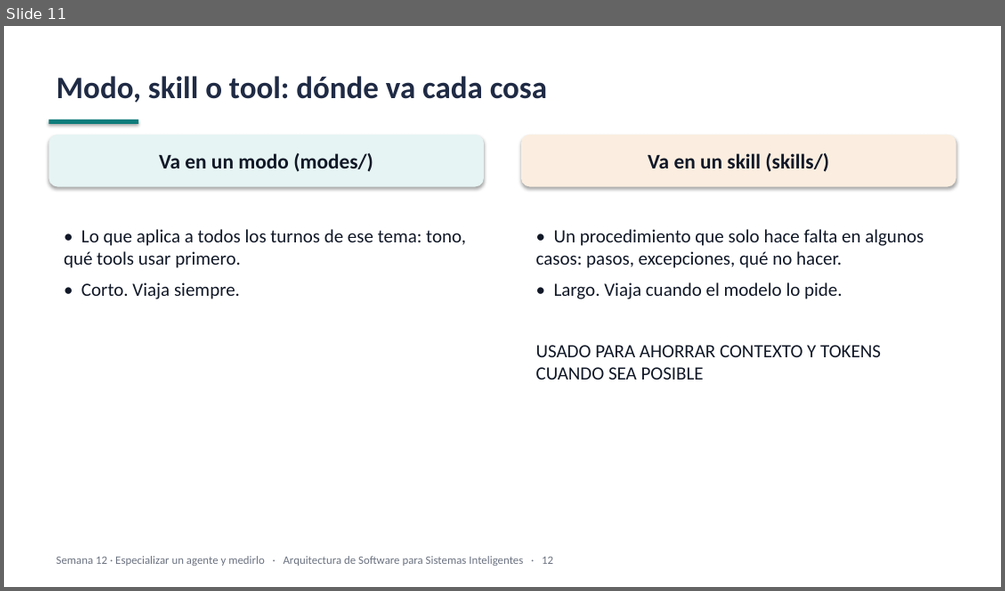
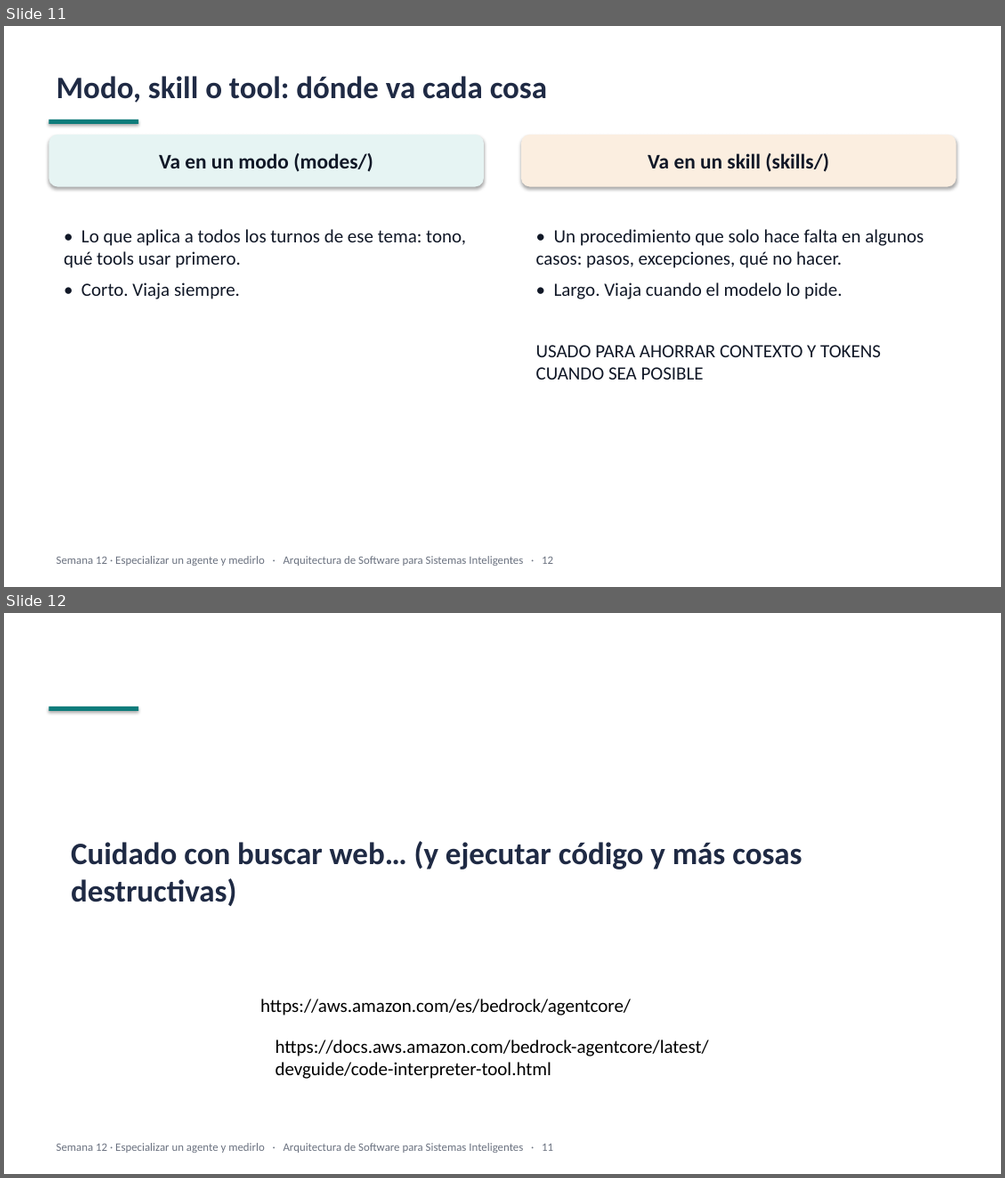
Before and after one commit to JunBarrs24/itm-maestria-llms, a slide deck: week-12/slides/week-12-slides.pptx. Shown one above the other, each under a label of ours: slide 11 before the commit, slides 11 and 12 after it. The pictures are 1005x591 and 1005x1178 pixels, drawn with LibreOffice and Linux fonts; fonts in the diff are those of the drawing. Boxes give left, top, right and bottom in pixels: in the first picture for what was removed or moved away, otherwise in the second. Text is boxed around its words. In the diff, an @@ line names an element or a change of style, - is before the commit and + after.

```diff
--- a/week-12/slides/week-12-slides.pptx
+++ b/week-12/slides/week-12-slides.pptx
@@ slide 12 added at (4,613,1001,1174), background #FFFFFF @@
@@ rectangle added at (48,706,138,711), fill #0E7C7B @@
@@ text added at (71,841,801,906), 30 pt, text #1F2A44, bold @@
+Cuidado con buscar web… (y ejecutar código y más cosas destructivas)
@@ text added at (260,998,631,1015), 18 pt, text #000000 @@
+https://aws.amazon.com/es/bedrock/agentcore/
@@ text added at (275,1039,709,1078), 18 pt, text #000000 @@
+https://docs.aws.amazon.com/bedrock-agentcore/latest/devguide/code-interpreter-tool.html
@@ text added at (57,1143,553,1152), 11 pt, text #6B7280 @@
+Semana 12 · Especializar un agente y medirlo · Arquitectura de Software para Sistemas Inteligentes · 11
```
Also in this commit, not shown: 1 slide changed, 41 other files.
